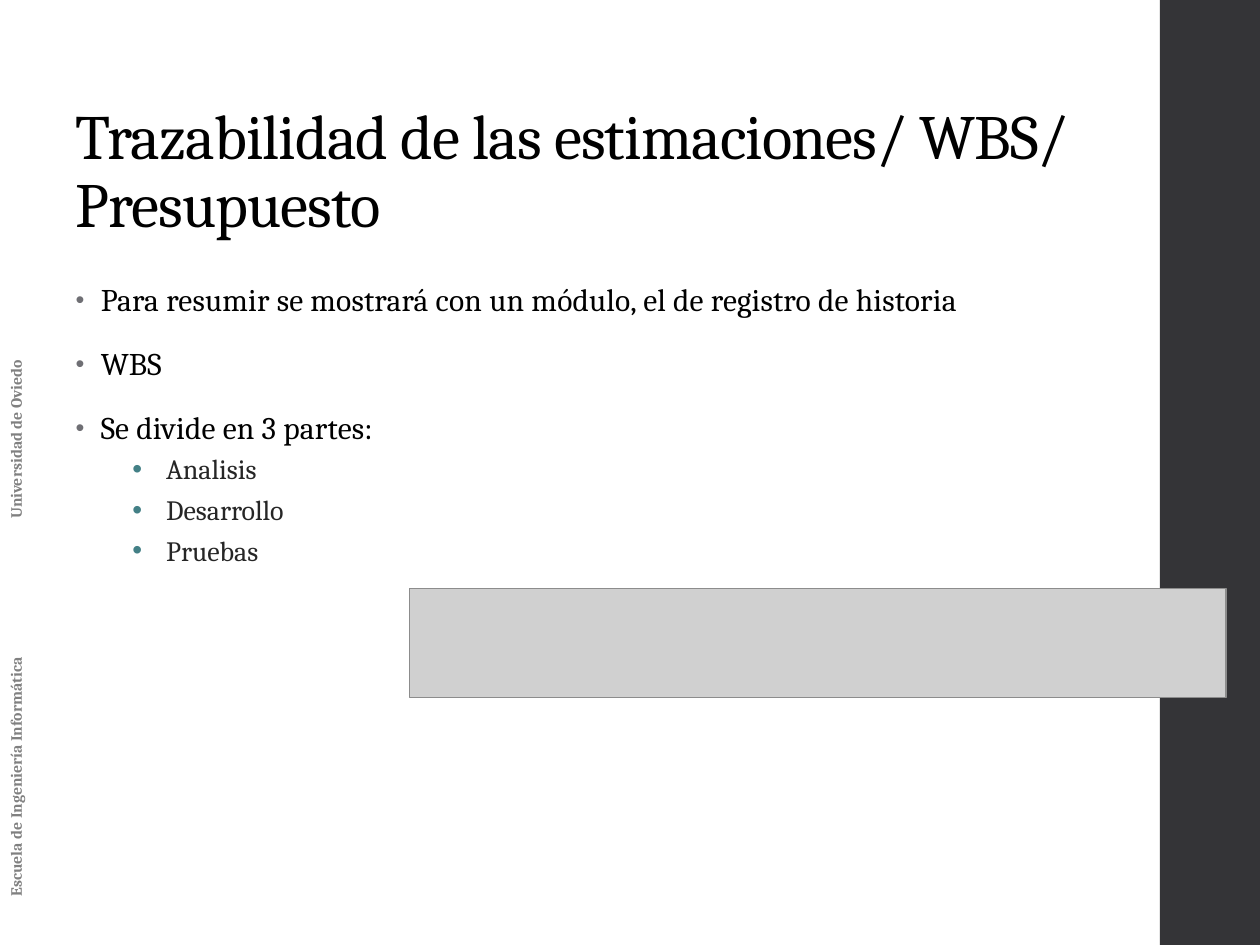
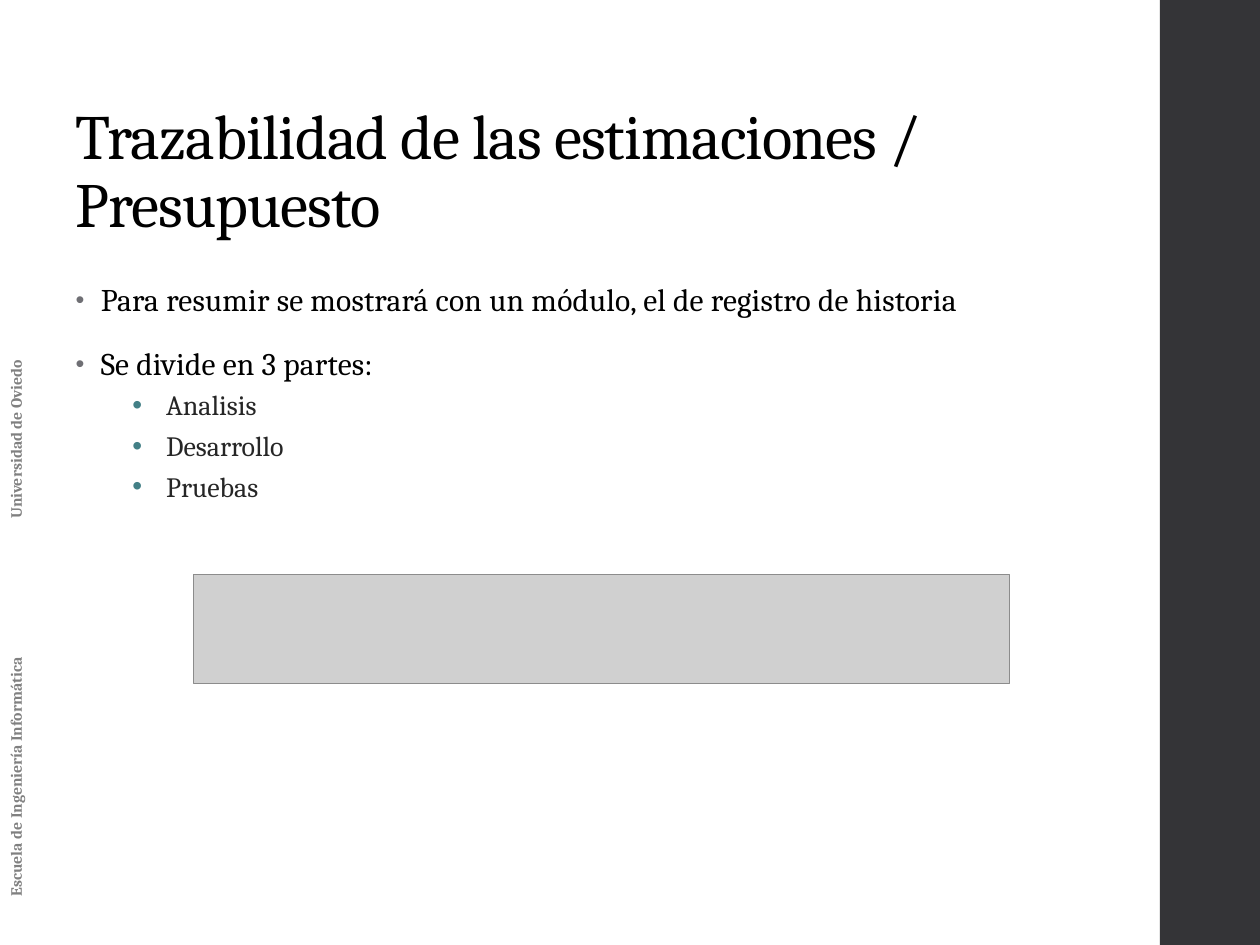
Before and after one commit to alexl0/tfg, a slide deck: slide 21 of Documentation/Archivos adjuntos/Planificacion del proyecto.pptx (slide 22 before the commit). Drawn at 1260x945 pixels with LibreOffice and Linux fonts; fonts in the diff are those of the drawing; grey boxes stand for pictures. Boxes give left, top, right and bottom in pixels: in the first picture for what was removed or moved away, otherwise in the second. Text is boxed around its words. In the diff, an @@ line names an element or a change of style, - is before the commit and + after.

```diff
--- a/Documentation/Archivos adjuntos/Planificacion del proyecto.pptx
+++ b/Documentation/Archivos adjuntos/Planificacion del proyecto.pptx
@@ title at (76, 115, 877, 241): text changed @@
-Trazabilidad de las estimaciones/ WBS/ Presupuesto
+Trazabilidad de las estimaciones / Presupuesto
@@ text at (101, 353, 162, 376): paragraph removed @@
-• WBS
@@ picture: place and size @@
-picture at (410, 588, 1226, 697)
+picture at (194, 575, 1011, 683)
```
Also in this commit, not shown: 16 other slides changed, 2 slides removed.
